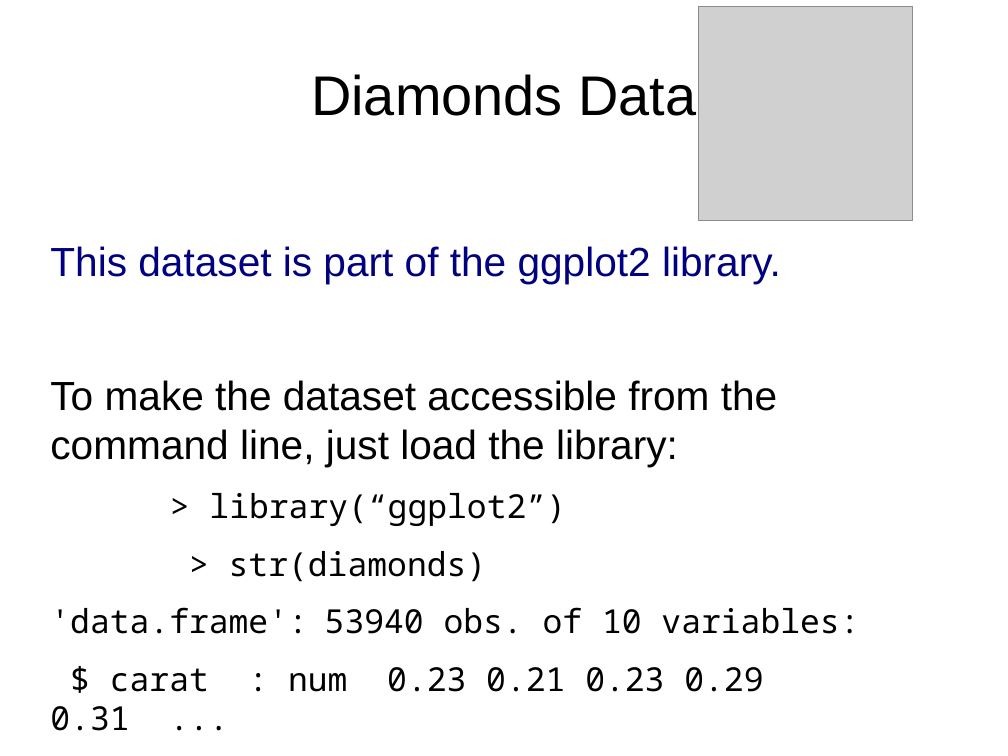
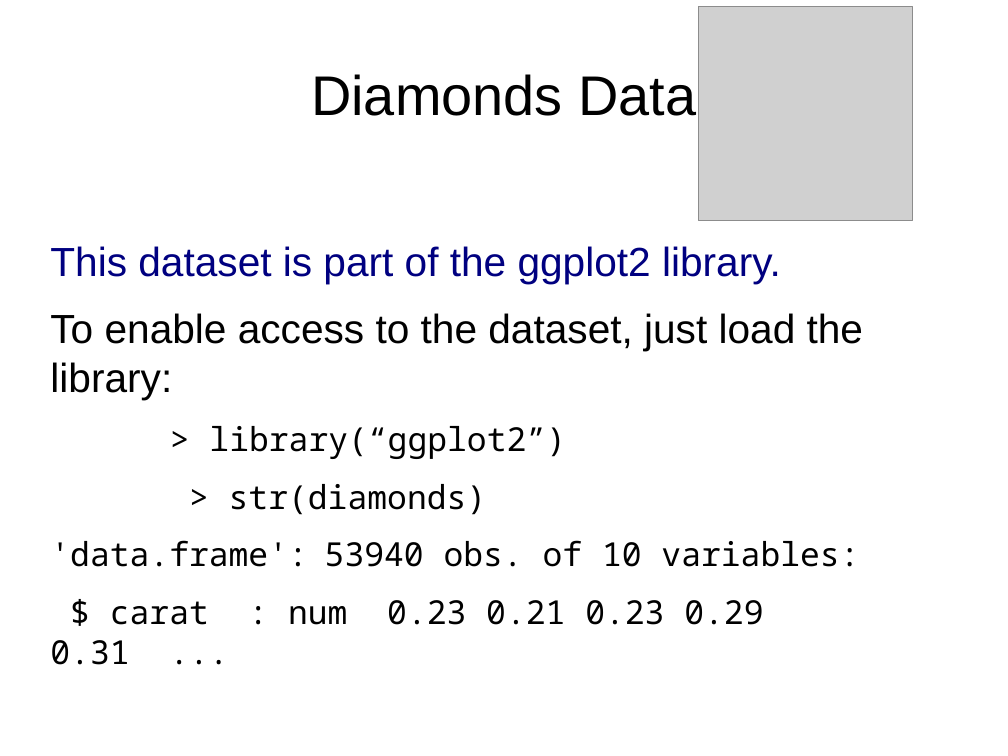
Before and after one commit to ubccr/hsws, a slide deck: slide 89 of slides/R-intro-slideset.odp. Drawn at 1008x756 pixels with LibreOffice and Linux fonts; fonts in the diff are those of the drawing; grey boxes stand for pictures. Boxes give left, top, right and bottom in pixels: in the first picture for what was removed or moved away, otherwise in the second. Text is boxed around its words. In the diff, an @@ line names an element or a change of style, - is before the commit and + after.

```diff
--- a/slides/R-intro-slideset.odp
+++ b/slides/R-intro-slideset.odp
@@ text at (50, 313, 863, 400): text changed @@
-To make the dataset accessible from the command line, just load the library:
+To enable access to the dataset, just load the library:
```
Also in this commit, not shown: 5 other files.
